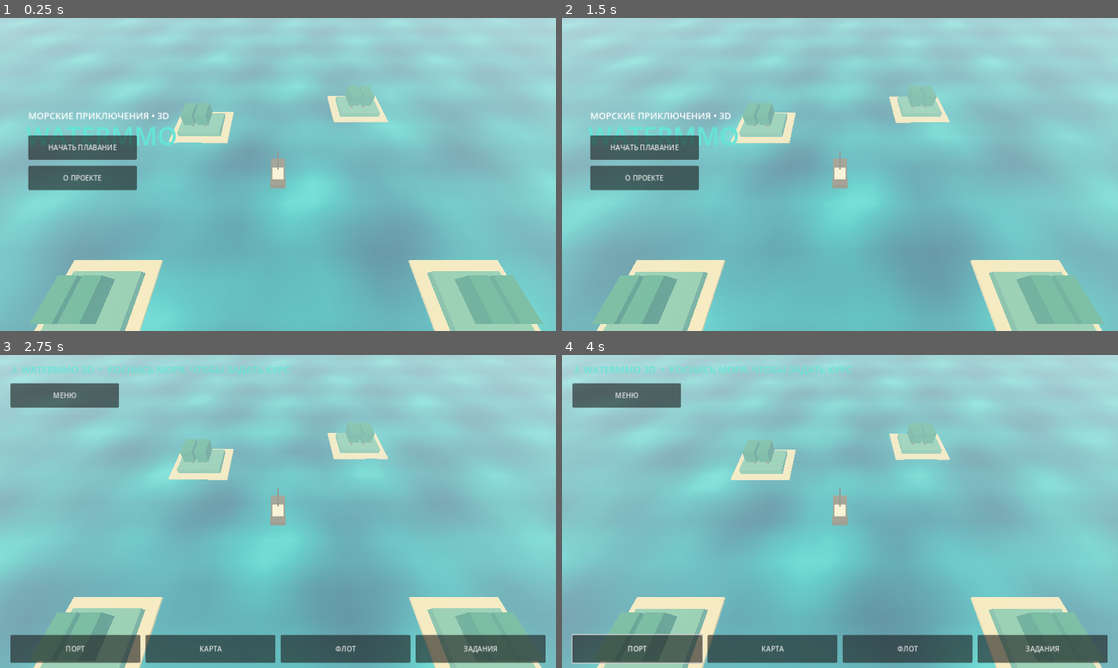
Above: before the commit, frames 1-4 (two rows, left to right).
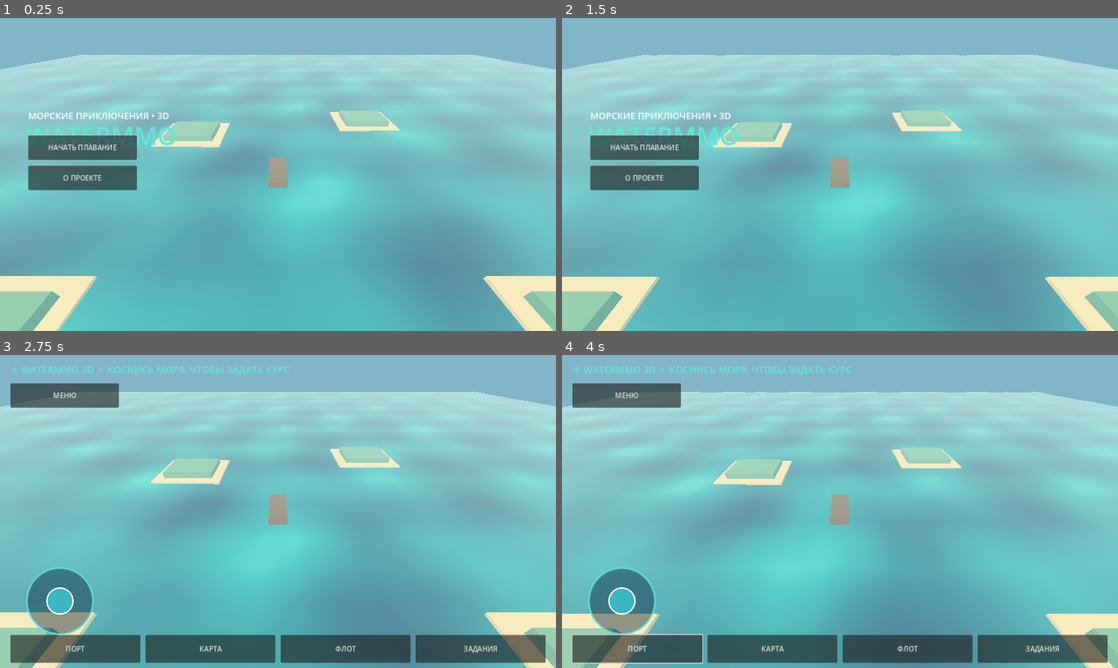
Above: after the commit, the same moments.

Repository: maillunex-lang/watermmo
Game: Godot game, scene res://scenes/main.tscn
Same seed, same stepped clock (60 frames per second), same inputs: the game is played once before the commit and once after it.
Inputs:
- Up to frame 1 (0.25 s): no input
- Up to frame 2 (1.5 s): click "НАЧАТЬ ПЛАВАНИЕ" at 0.5 s; click "МЕНЮ" at 1.25 s
- Up to frame 3 (2.75 s): click "НАЧАТЬ ПЛАВАНИЕ" at 2 s
- Up to frame 4 (4 s): click "ПОРТ" at 2.75 s; click "OK" at 3.5 s

The runs differ from the first frame. In frame 1, 29% of the frame differs, in the area x 0-100%, y 0-100%; in frame 2, 28%; in frame 3, 25%; in frame 4, 25%.

Commit message:
Implement left joystick and right orbit/pinch camera with CC0 asset loader

Diff:
--- a/scripts/main.gd
+++ b/scripts/main.gd
@@ -12,6 +12,17 @@
 var zoom := 27.0
 var fingers: Dictionary = {}
 var pinch_distance := 0.0
+var stick_vector := Vector2.ZERO
+var left_touch := -1
+var right_touches: Dictionary = {}
+var right_last: Dictionary = {}
+var camera_yaw := 0.0
+var camera_pitch := 0.65
+var joystick: Control
+var joystick_center := Vector2.ZERO
+const STICK_RADIUS := 72.0
+const TOUCH_AREA_FRACTION := 0.42
+
 
 func _ready() -> void:
 	_build_world()
@@ -69,26 +80,39 @@
 	for island in [Vector3(-15, 0, -12), Vector3(17, 0, -18), Vector3(-20, 0, 18), Vector3(22, 0, 18)]:
 		mesh_box(self, Vector3(11, 1.0, 9), island + Vector3(0, -0.35, 0), Color("#dfc68e"))
 		mesh_box(self, Vector3(8, 1.5, 6), island + Vector3(0, 0.3, 0), Color("#5b9778"))
+		_model("rocks-sand-a", self, island + Vector3(-4.0, 0.45, 1.0), 1.0)
+		_model("tower-complete-small", self, island + Vector3(1.5, 1.05, 0.5), 0.9)
+		_model("structure-platform-dock", self, island + Vector3(4.8, 0.1, 0.0), 1.0)
 		for i in range(4):
 			var x: float = island.x + float(i % 2) * 2.5 - 1.5
 			var z: float = island.z + float(i / 2) * 2.0 - 1.0
-			mesh_box(self, Vector3(0.35, 2.2, 0.35), Vector3(x, 1.7, z), Color("#805b3e"))
-			mesh_box(self, Vector3(2.0, 2.1, 2.0), Vector3(x, 3.1, z), Color("#2e795a"))
+			_model("palm-straight" if i % 2 == 0 else "palm-bend", self, Vector3(x, 1.05, z), 1.0)
 	ship = Node3D.new()
 	add_child(ship)
-	mesh_box(ship, Vector3(2.3, 0.9, 5.4), Vector3(0, 0.45, 0), Color("#654c39"))
-	mesh_box(ship, Vector3(1.7, 0.5, 2.0), Vector3(0, 1.05, 0.6), Color("#e7d8b3"))
-	mesh_box(ship, Vector3(0.12, 5.0, 0.12), Vector3(0, 3.1, 0), Color("#5c4435"))
-	mesh_box(ship, Vector3(0.08, 3.3, 2.3), Vector3(0, 3.0, 0.0), Color("#f4e7ce"))
+	var ship_visual := _model("ship-medium", ship, Vector3.ZERO, 1.0)
+	if ship_visual == null:
+		mesh_box(ship, Vector3(2.3, 0.9, 5.4), Vector3(0, 0.45, 0), Color("#654c39"))
+
 	camera = Camera3D.new()
 	camera.current = true
 	add_child(camera)
 	_update_camera()
 
+func _model(model_name: String, parent: Node3D, at: Vector3, scale_factor: float) -> Node3D:
+	var path := "res://assets/kenney_pirate/" + model_name + ".glb"
+	var resource := load(path)
+	if resource is PackedScene:
+		var model := (resource as PackedScene).instantiate() as Node3D
+		parent.add_child(model)
+		model.position = at
+		model.scale = Vector3.ONE * scale_factor
+		return model
+	return null
+
 func _update_camera() -> void:
 	if camera == null:
 		return
-	camera.position = ship.position + Vector3(0, zoom, zoom * 0.75)
+	camera.position = ship.position + Vector3(sin(camera_yaw) * zoom * cos(camera_pitch), zoom * sin(camera_pitch), cos(camera_yaw) * zoom * cos(camera_pitch))
 	camera.look_at(ship.position, Vector3.UP)
 
 func _build_ui() -> void:
@@ -132,6 +156,14 @@
 	bar.offset_bottom = -12
 	bar.add_theme_constant_override("separation", 12)
 	world_hud.add_child(bar)
+	joystick = Control.new()
+	joystick.set_anchors_and_offsets_preset(Control.PRESET_BOTTOM_LEFT)
+	joystick.position = Vector2(48, -244)
+	joystick.custom_minimum_size = Vector2(180, 180)
+	joystick.size = Vector2(180, 180)
+	joystick.mouse_filter = Control.MOUSE_FILTER_IGNORE
+	world_hud.add_child(joystick)
+	joystick.draw.connect(_draw_stick)
 	for label in ["ПОРТ", "КАРТА", "ФЛОТ", "ЗАДАНИЯ"]:
 		var b := Button.new()
 		b.text = label
@@ -168,46 +200,70 @@
 	menu.visible = false
 	world_hud.visible = true
 
+func _draw_stick() -> void:
+	var center := Vector2(90, 90)
+	joystick.draw_circle(center, 76, Color(0.01, 0.11, 0.19, 0.42))
+	joystick.draw_arc(center, 76, 0, TAU, 64, Color(0.36, 0.9, 0.92, 0.75), 3.0, true)
+	joystick.draw_circle(center + stick_vector * STICK_RADIUS, 30, Color(0.23, 0.76, 0.82, 0.85))
+	joystick.draw_arc(center + stick_vector * STICK_RADIUS, 30, 0, TAU, 32, Color.WHITE, 2.0, true)
+
 func _process(delta: float) -> void:
 	if sailing:
-		var movement := target - ship.position
-		if movement.length() > 0.12:
-			ship.position += movement.normalized() * minf(movement.length(), delta * 7.0)
-			ship.rotation.y = lerp_angle(ship.rotation.y, atan2(-movement.x, -movement.z), delta * 3.0)
+		# Manual joystick replaces tap-to-destination; no collision or physics changes.
+		ship.rotation.y += stick_vector.x * delta * 1.7
+		var forward := -ship.global_transform.basis.z
+		ship.position += forward * (-stick_vector.y) * delta * 7.0
 		ship.position.y = sin(Time.get_ticks_msec() * 0.002) * 0.08
 	_update_camera()
 
-func _unhandled_input(event: InputEvent) -> void:
+func _input(event: InputEvent) -> void:
 	if not sailing:
 		return
 	if event is InputEventScreenTouch:
-		if event.pressed:
-			fingers[event.index] = event.position
-			if fingers.size() == 1:
-				_set_destination(event.position)
+		var touch := event as InputEventScreenTouch
+		if touch.pressed:
+			if touch.position.x < get_viewport().get_visible_rect().size.x * TOUCH_AREA_FRACTION and left_touch == -1:
+				left_touch = touch.index
+				_update_stick(touch.position)
+			else:
+				right_touches[touch.index] = touch.position
+				right_last[touch.index] = touch.position
 		else:
-			fingers.erase(event.index)
+			if touch.index == left_touch:
+				left_touch = -1
+				stick_vector = Vector2.ZERO
+				joystick.queue_redraw()
+			right_touches.erase(touch.index)
+			right_last.erase(touch.index)
 			pinch_distance = 0.0
 	elif event is InputEventScreenDrag:
-		fingers[event.index] = event.position
-		if fingers.size() == 2:
-			var positions := fingers.values()
-			var distance: float = (positions[0] as Vector2).distance_to(positions[1] as Vector2)
-			if pinch_distance > 0:
-				zoom = clampf(zoom * pinch_distance / maxf(distance, 1), 12, 48)
-			pinch_distance = distance
-	elif event is InputEventMouseButton:
-		if event.button_index == MOUSE_BUTTON_LEFT and event.pressed:
-			_set_destination(event.position)
-		elif event.button_index == MOUSE_BUTTON_WHEEL_UP and event.pressed:
+		var drag := event as InputEventScreenDrag
+		if drag.index == left_touch:
+			_update_stick(drag.position)
+		elif right_touches.has(drag.index):
+			right_touches[drag.index] = drag.position
+			if right_touches.size() >= 2:
+				var values := right_touches.values()
+				var distance: float = (values[0] as Vector2).distance_to(values[1] as Vector2)
+				if pinch_distance > 0.0:
+					zoom = clampf(zoom * pinch_distance / maxf(distance, 1.0), 12.0, 48.0)
+				pinch_distance = distance
+			else:
+				pinch_distance = 0.0
+				camera_yaw -= drag.relative.x * 0.006
+				camera_pitch = clampf(camera_pitch + drag.relative.y * 0.004, 0.18, 1.35)
+	elif event is InputEventMouseMotion and Input.is_mouse_button_pressed(MOUSE_BUTTON_RIGHT):
+		camera_yaw -= event.relative.x * 0.006
+		camera_pitch = clampf(camera_pitch + event.relative.y * 0.004, 0.18, 1.35)
+	elif event is InputEventMouseButton and event.pressed:
+		if event.button_index == MOUSE_BUTTON_WHEEL_UP:
 			zoom = maxf(12, zoom - 2)
-		elif event.button_index == MOUSE_BUTTON_WHEEL_DOWN and event.pressed:
+		elif event.button_index == MOUSE_BUTTON_WHEEL_DOWN:
 			zoom = minf(48, zoom + 2)
 
-func _set_destination(screen_pos: Vector2) -> void:
-	var origin := camera.project_ray_origin(screen_pos)
-	var direction := camera.project_ray_normal(screen_pos)
-	var sea := Plane(Vector3.UP, 0)
-	var hit: Variant = sea.intersects_ray(origin, direction)
-	if hit is Vector3:
-		target = Vector3(clampf(hit.x, -95, 95), 0, clampf(hit.z, -95, 95))
+func _update_stick(position: Vector2) -> void:
+	var rect := get_viewport().get_visible_rect().size
+	# Joystick anchored 48 px from left and 244 px above bottom.
+	var center := Vector2(138, rect.y - 154)
+	stick_vector = ((position - center) / STICK_RADIUS).limit_length(1.0)
+	joystick.queue_redraw()
